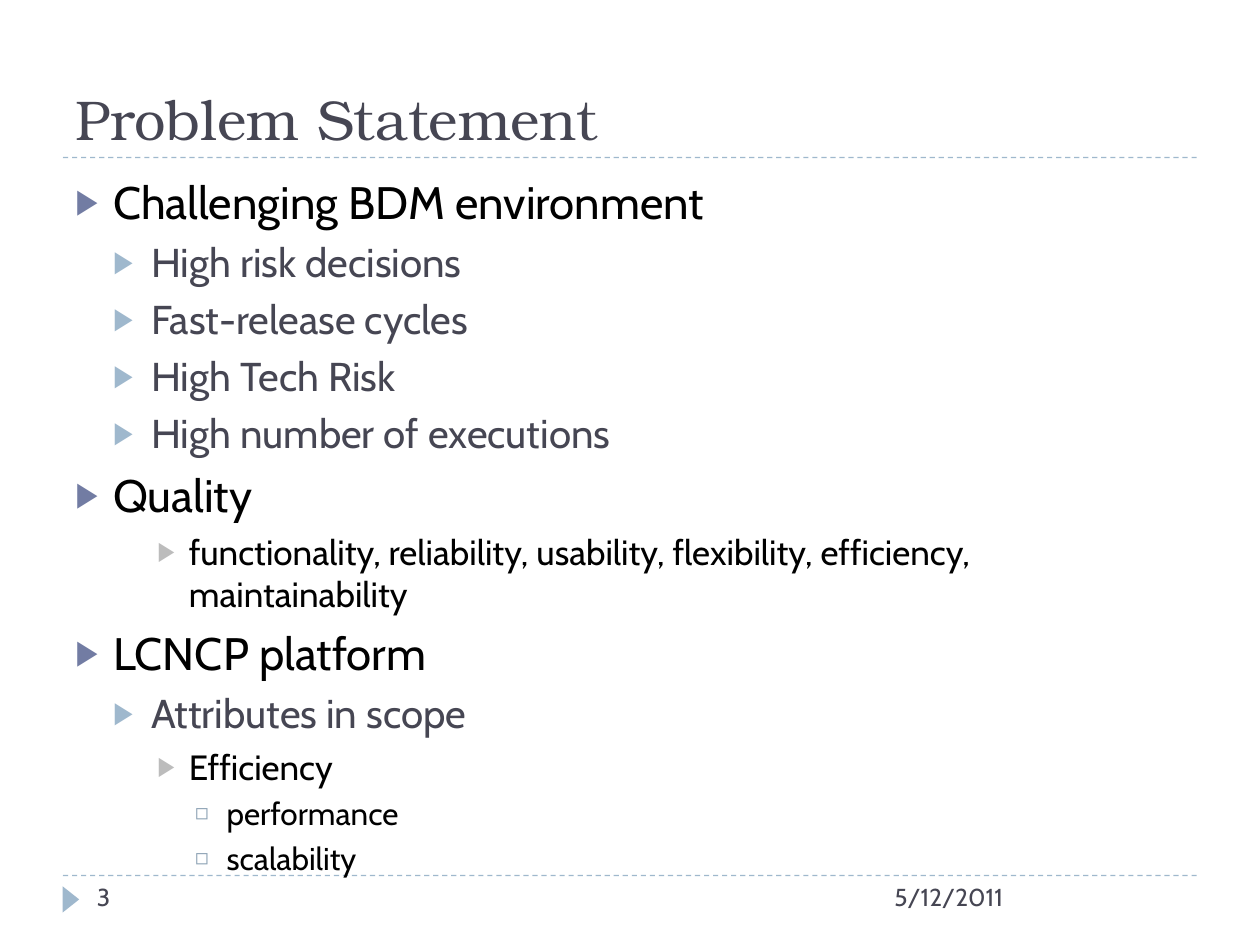
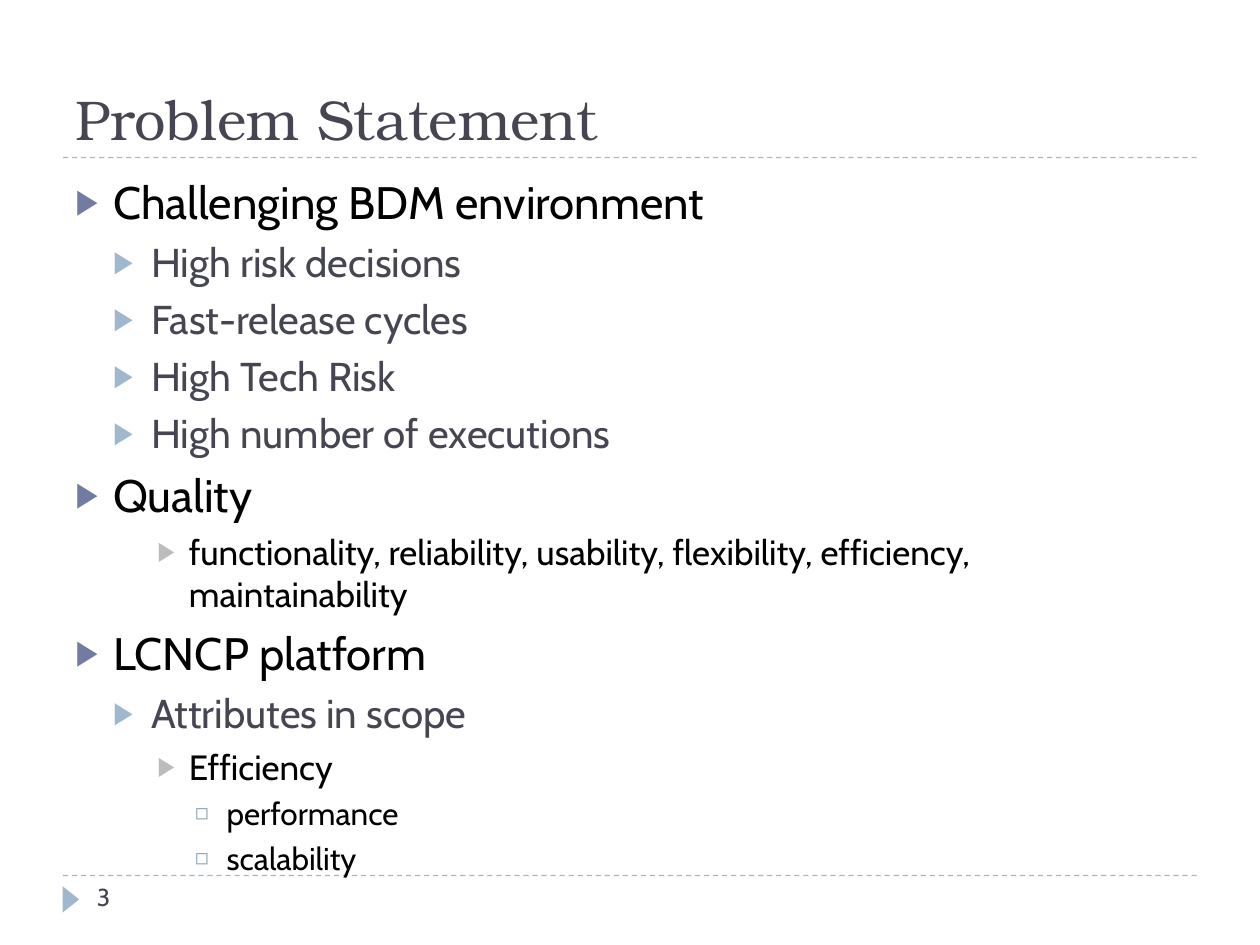
Before and after one commit to goldmansachs/jdmn, a slide deck: slide 3 of docs/jDMN - DecisionCamp 2024.pptx. Drawn at 1260x945 pixels with LibreOffice and Linux fonts; fonts in the diff are those of the drawing. Boxes give left, top, right and bottom in pixels: in the first picture for what was removed or moved away, otherwise in the second. Text is boxed around its words. In the diff, an @@ line names an element or a change of style, - is before the commit and + after.

```diff
--- a/docs/jDMN - DecisionCamp 2024.pptx
+++ b/docs/jDMN - DecisionCamp 2024.pptx
@@ text removed at (894, 888, 1003, 908) @@
-5/12/2011
```
Also in this commit, not shown: 2 other slides changed, 1 slide removed.
